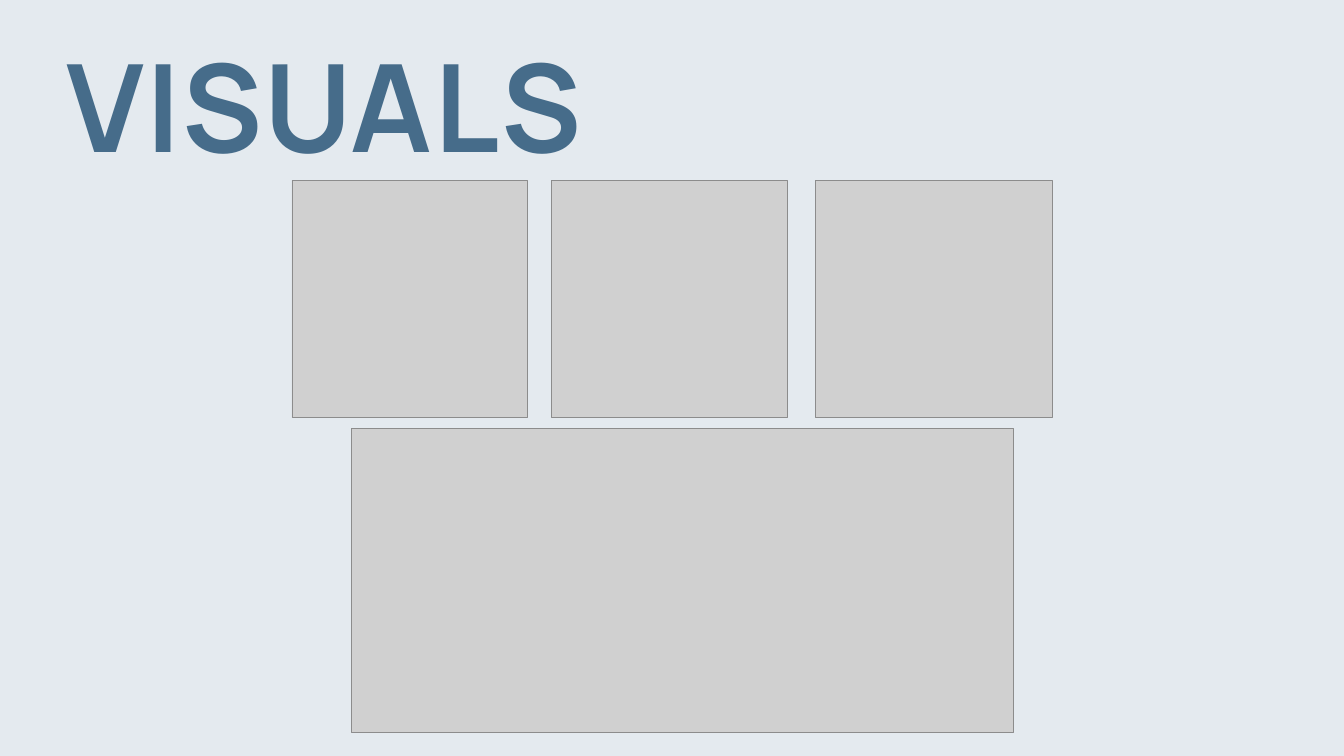
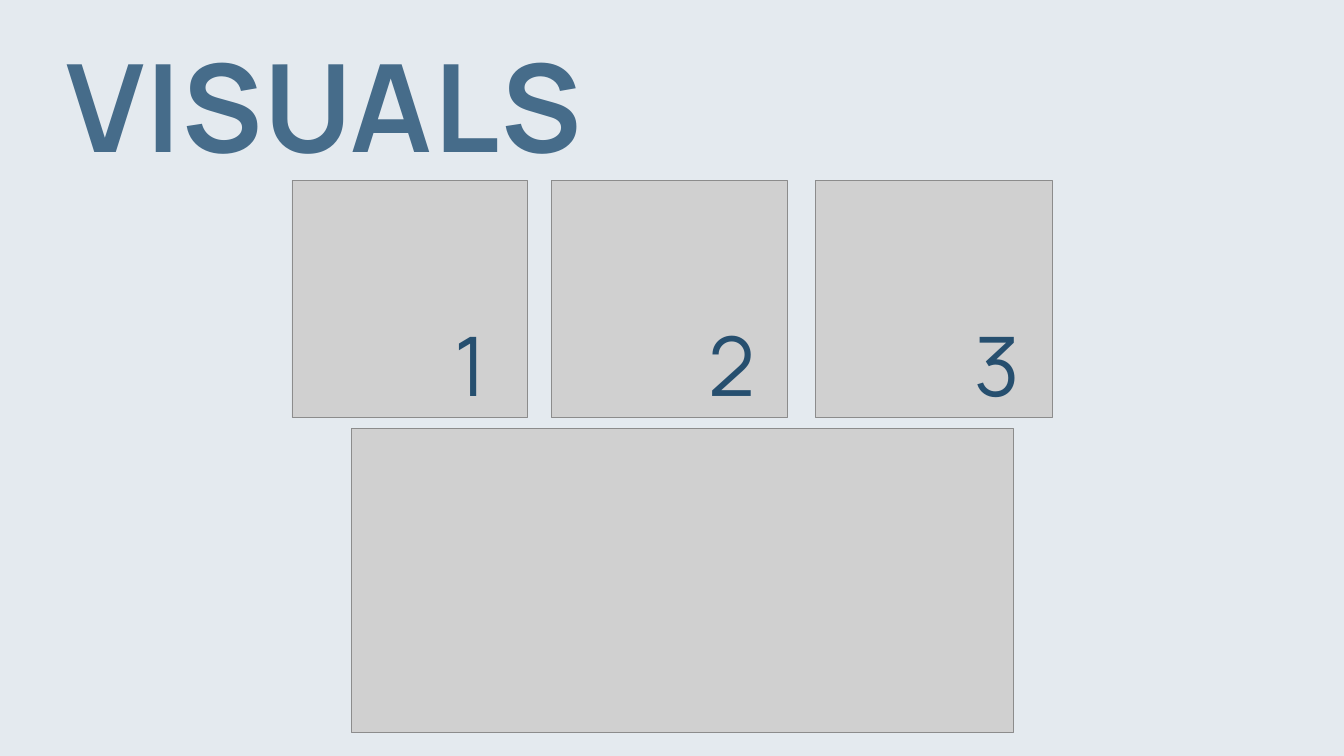
Before and after one commit to DaanDemaecker/Gradwork, a slide deck: slide 18 of Presentation/GW2425_Demaecker_Daan_NL_Presentation.pptx. Drawn at 1344x756 pixels with LibreOffice and Linux fonts; fonts in the diff are those of the drawing; grey boxes stand for pictures. Boxes give left, top, right and bottom in pixels: in the first picture for what was removed or moved away, otherwise in the second. Text is boxed around its words. In the diff, an @@ line names an element or a change of style, - is before the commit and + after.

```diff
--- a/Presentation/GW2425_Demaecker_Daan_NL_Presentation.pptx
+++ b/Presentation/GW2425_Demaecker_Daan_NL_Presentation.pptx
@@ text added at box(454, 337, 486, 418), 88 pt, text #264F6F @@
+1
@@ text added at box(708, 335, 755, 418), 88 pt, text #264F6F @@
+2
@@ text added at box(974, 337, 1019, 418), 88 pt, text #264F6F @@
+3
```
Also in this commit, not shown: 1 other slide changed.
